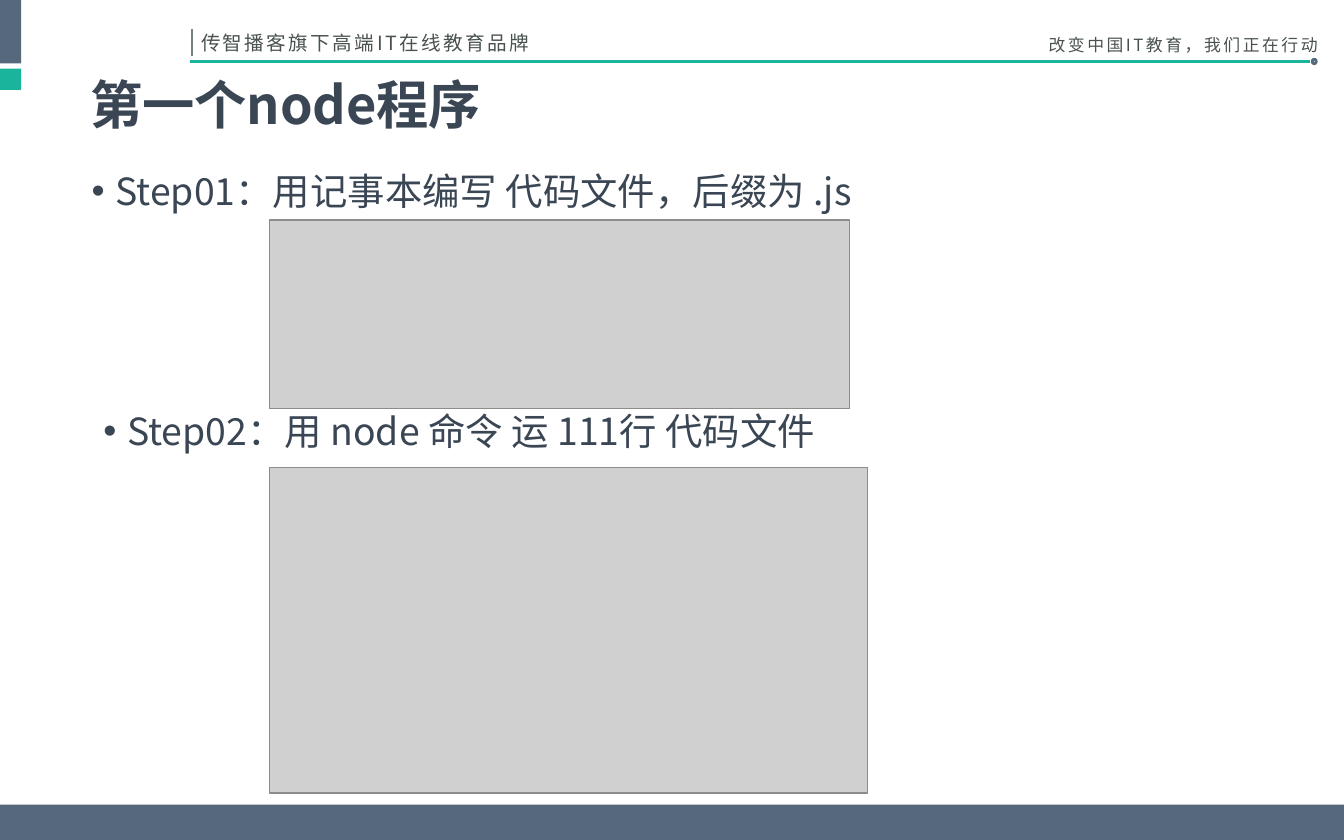
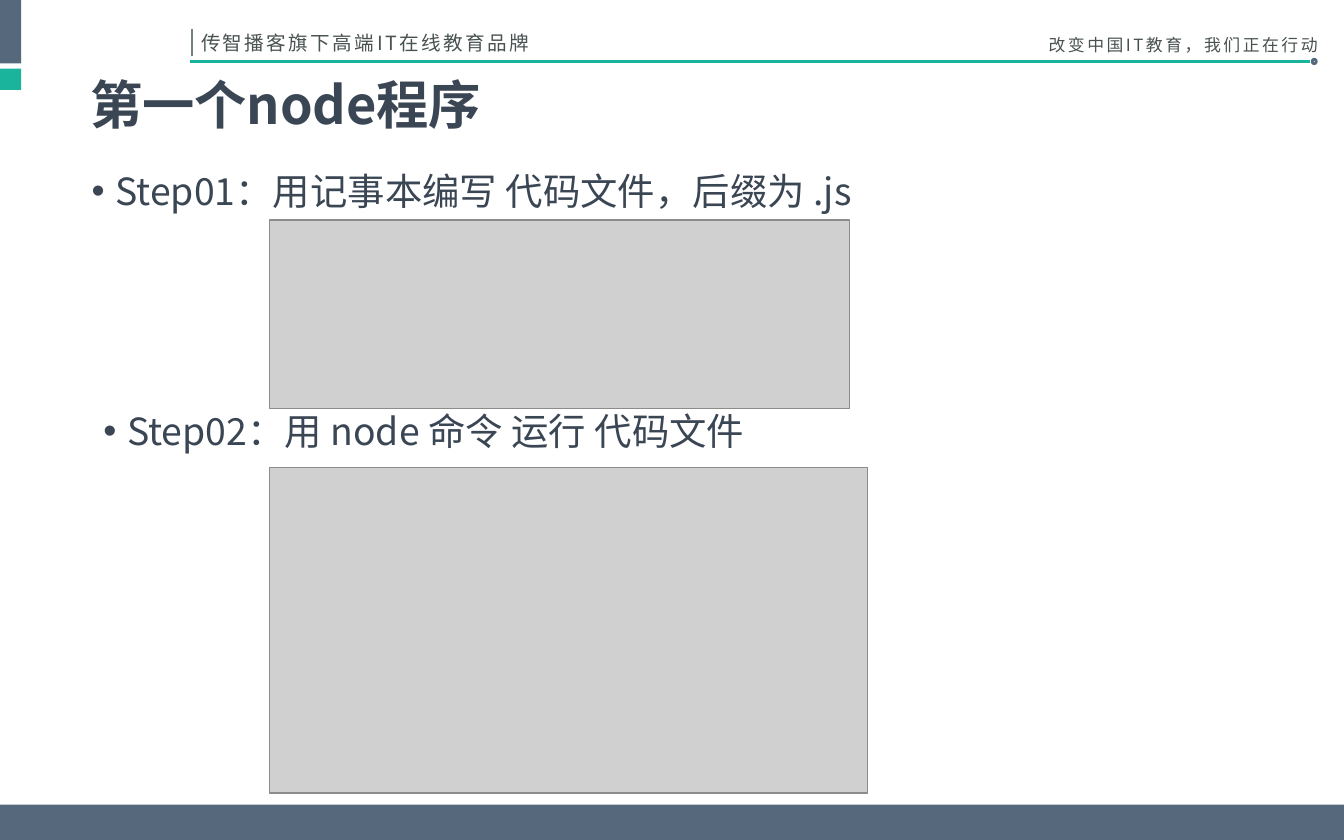
Before and after one commit to jameszou707/FrontWebCourse, a slide deck: slide 28 of Web前端.编程基础.pptx. Drawn at 1344x840 pixels with LibreOffice and Linux fonts; fonts in the diff are those of the drawing; grey boxes stand for pictures; background and template pictures are left out. Boxes give left, top, right and bottom in pixels: in the first picture for what was removed or moved away, otherwise in the second. Text is boxed around its words. In the diff, an @@ line names an element or a change of style, - is before the commit and + after.

Commit message:
这次真的好有意思啊

```diff
--- a/Web前端.编程基础.pptx
+++ b/Web前端.编程基础.pptx
@@ text at (127, 407, 745, 454): text changed @@
-• Step02：用 node 命令 运 111行 代码文件
+• Step02：用 node 命令 运行 代码文件
```
